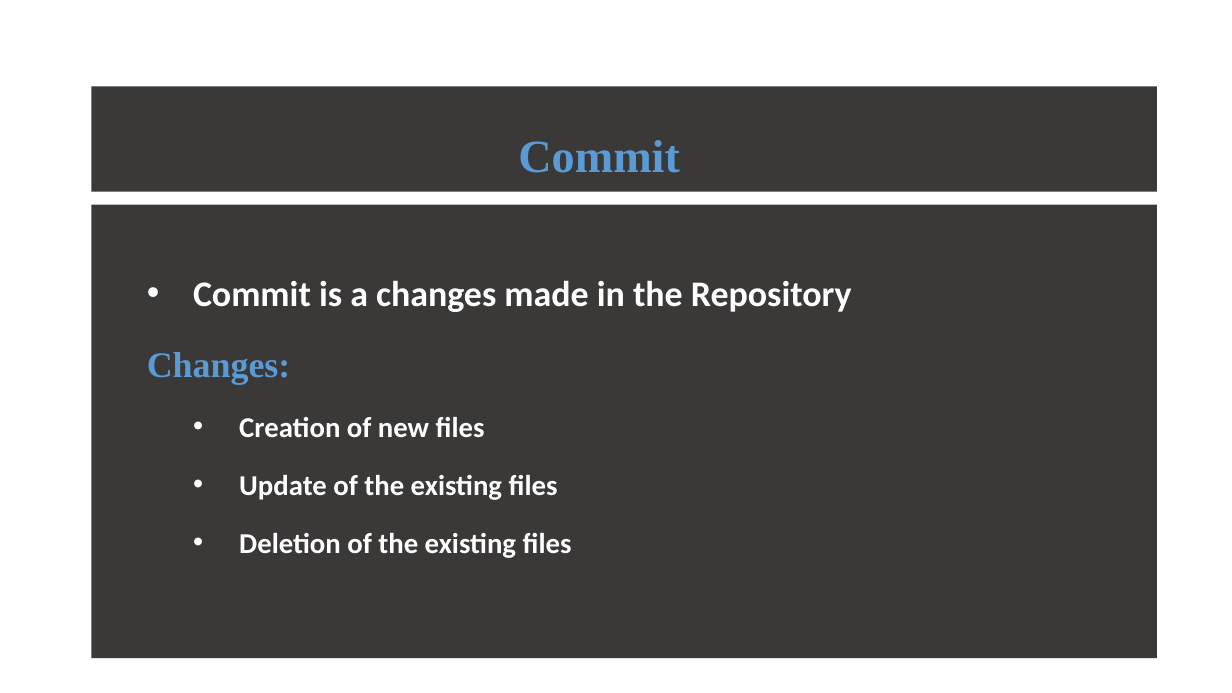
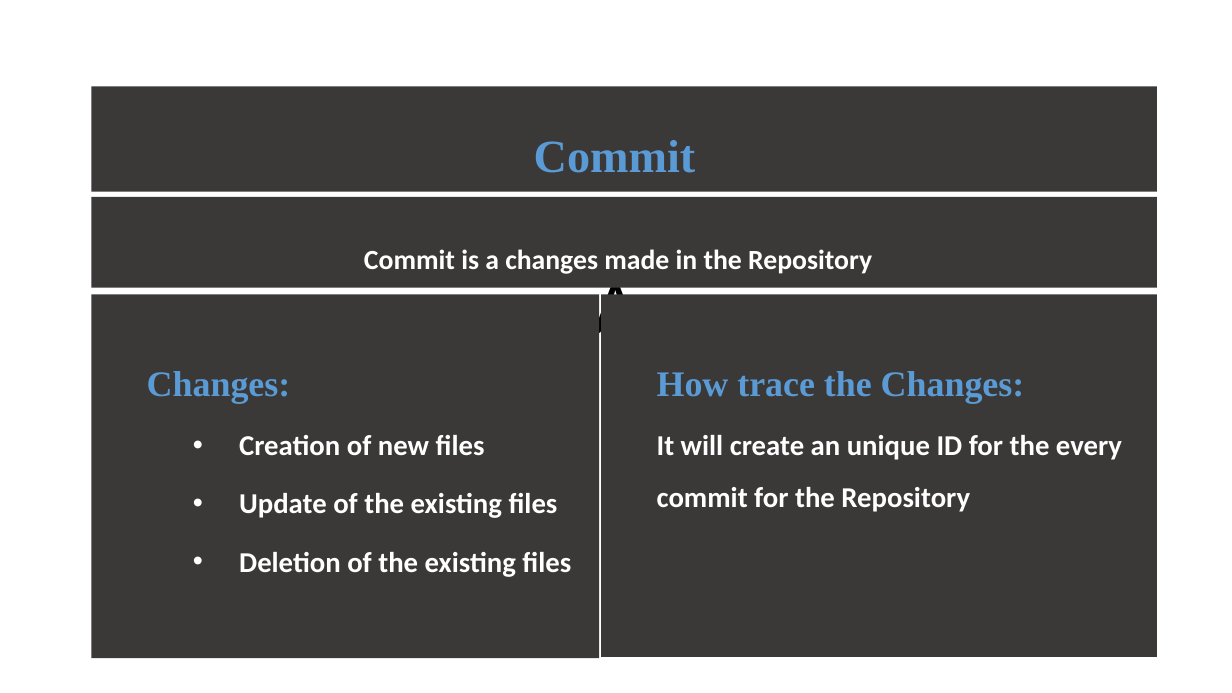
Before and after one commit to ATE186-Murali/PPT, a slide deck: slide 12 of GitHub.pptx. Drawn at 1232x693 pixels with LibreOffice and Linux fonts; fonts in the diff are those of the drawing. Boxes give left, top, right and bottom in pixels: in the first picture for what was removed or moved away, otherwise in the second. Text is boxed around its words. In the diff, an @@ line names an element or a change of style, - is before the commit and + after.

```diff
--- a/GitHub.pptx
+++ b/GitHub.pptx
@@ rectangle added at [91, 197, 1157, 287], fill #3B3838, 21.6 pt, text #FFFFFF, bold @@
+  Commit is a changes made in the Repository
@@ subtitle "Changes:": place and size @@
-subtitle "Changes:" at [91, 205, 1157, 659]
+subtitle "Changes:" at [91, 295, 600, 659]
@@ subtitle at [193, 280, 852, 312]: paragraph removed @@
-  • Commit is a changes made in the Repository
@@ rectangle added at [602, 295, 1158, 657], fill #3B3838, 22.4 pt, text #FFFFFF, bold @@
+  How trace the Changes:
+  It will create an unique ID for the every commit for the Repository
```
Also in this commit, not shown: 2 other slides changed, 3 slides added.
